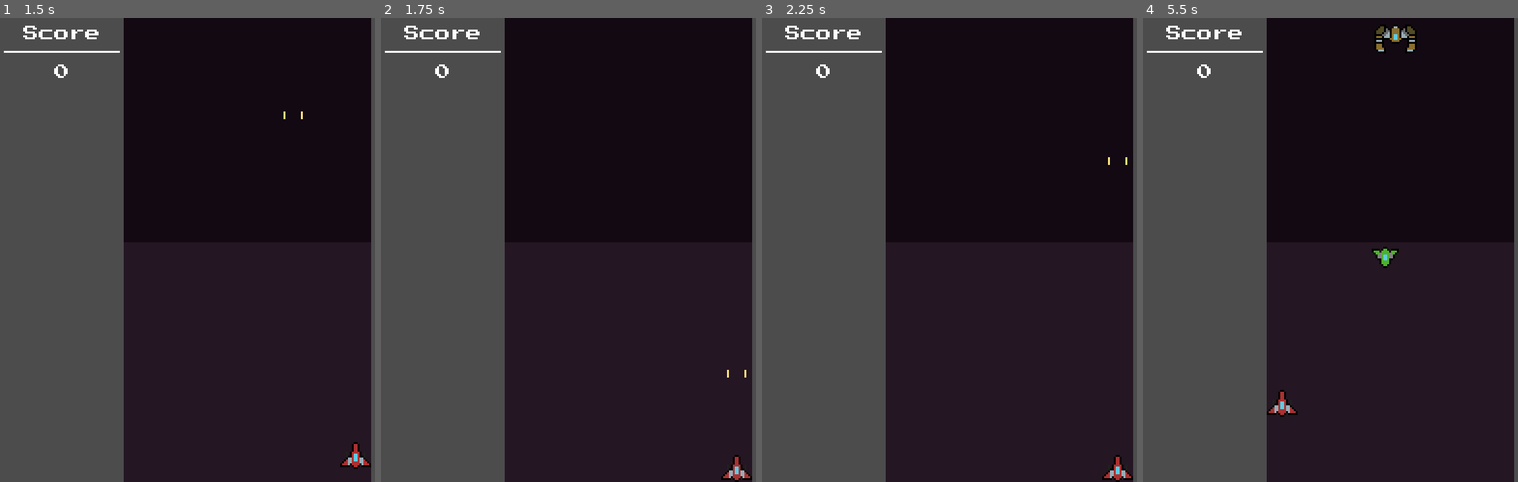
Above: before the commit, frames 1-4 (left to right).
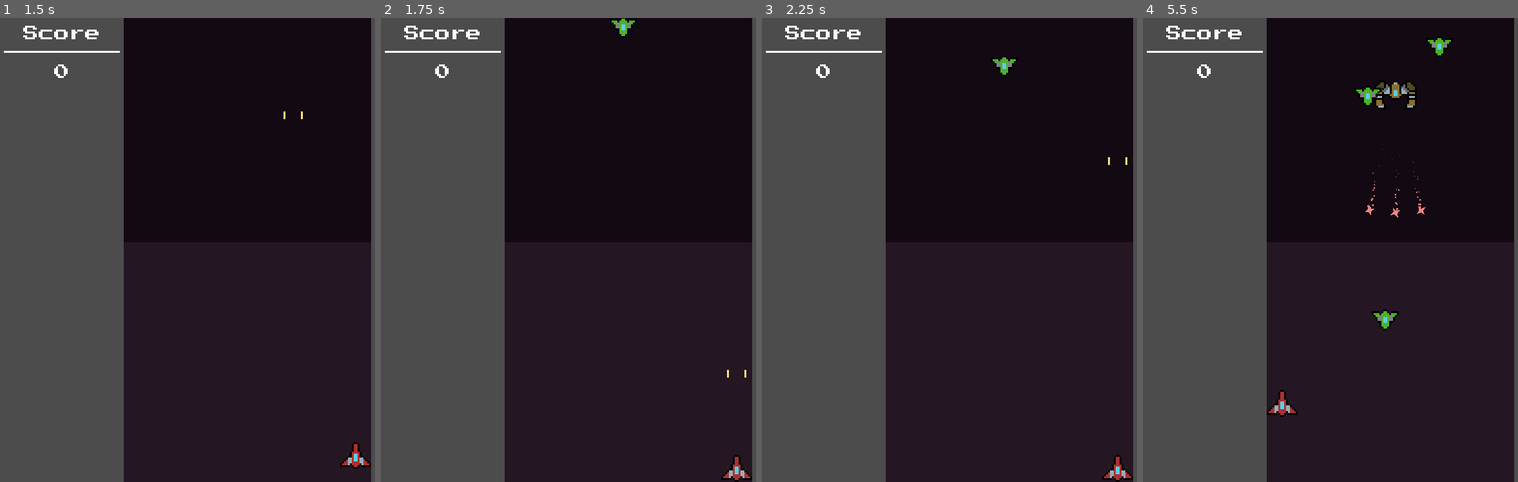
Above: after the commit, the same moments.

Repository: Natumia/Space-Shooter
Game: Godot game, scene res://World/World.tscn
The game is run twice, just before and just after one commit, with the same random seed, the same clock (stepped at 60 frames per second) and the same inputs.
Inputs:
- Up to frame 1 (1.5 s): tap Enter at 0.5 s; hold Right (ui_right) 0.53-1.28 s; tap Shift (GoSlow) at 0.6, 1.35 s; tap Space (ui_select) at 0.77 s; hold Down (ui_down) from 1.28 s (still down)
- Up to frame 2 (1.75 s): keep holding Down (ui_down); tap Space (ui_select) at 1.52 s
- Up to frame 3 (2.25 s): release Down (ui_down) at 2.03 s; hold Right (ui_right) from 2.03 s (still down); tap Shift (GoSlow) at 2.1 s
- Up to frame 4 (5.5 s): release Right (ui_right) at 2.78 s; hold Up (ui_up) 2.78-3.53 s; tap Shift (GoSlow) every 0.75 s from 2.85 to 5.1 s; tap Space (ui_select) at 3.02, 3.77, 4.52 s; hold Left (ui_left) 3.53-5.03 s; hold Down (ui_down) from 5.03 s (still down)

Frame 1 is identical in both runs. In frame 2, 0.1% of the frame differs, in the area x 61-68%, y 0-4%; in frame 3, 0.1%; in frame 4, 1.2%, in the area x 56-83%, y 1-68%.

Commit message:
Had bad logic on the difficulty timer, also made it faster.

Diff:
--- a/World/EnemySpawner.gd
+++ b/World/EnemySpawner.gd
@@ -1,7 +1,7 @@
 extends Node2D
 
 export(Array, PackedScene) var enemies
-var difficulty = 2.0
+var difficulty = 1.2
 
 onready var spawnCooldown = $SpawnCooldown
 onready var difficultyTimer = $DifficultyTimer
@@ -19,7 +19,7 @@
 	spawnCooldown.start(difficulty)
 
 func _on_DifficultyTimer_timeout():
-	difficulty -= 0.2
-	difficulty = clamp(difficulty, 0.3, 2)
-	if difficultyTimer != 0.3:
-		difficultyTimer.start(30)
+	difficulty -= 0.1
+	difficulty = clamp(difficulty, 0.3, 1.2)
+	if difficulty != 0.3:
+		difficultyTimer.start(20)
--- a/World/World.tscn
+++ b/World/World.tscn
@@ -115,7 +115,7 @@
 one_shot = true
 
 [node name="DifficultyTimer" type="Timer" parent="EnemySpawner"]
-wait_time = 30.0
+wait_time = 20.0
 one_shot = true
 autostart = true
 
